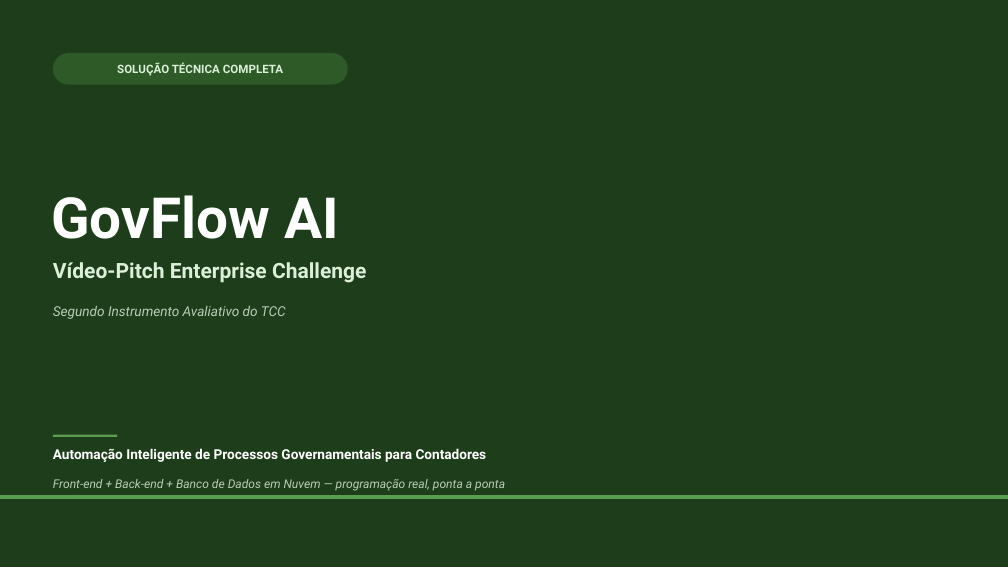
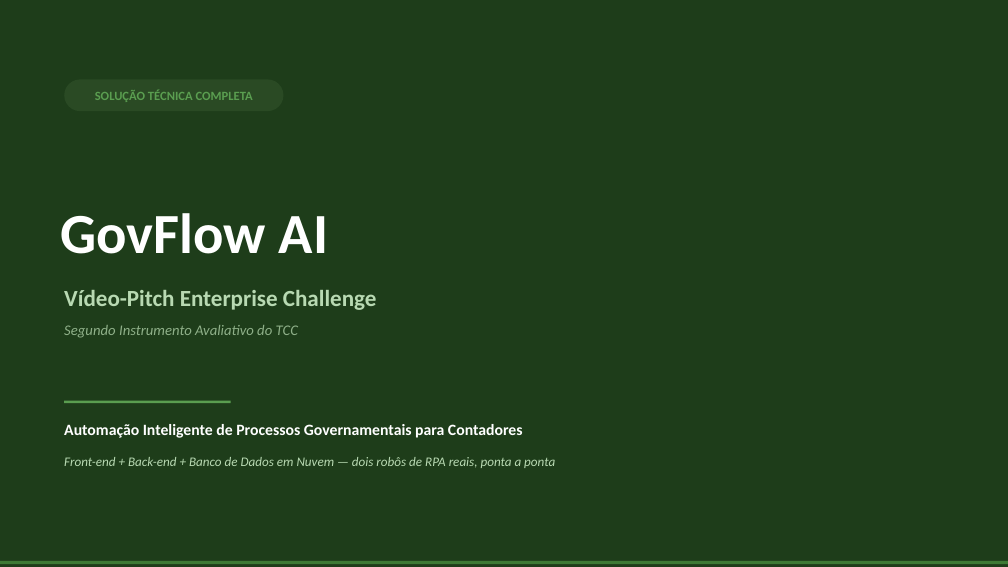
Before and after one commit to pedroamancio06/govflowai, a slide deck: slide 1 of docs/entrega-enterprise-challenge/GovFlow-AI-Apresentacao-EC.pptx. Drawn at 1008x567 pixels with LibreOffice and Linux fonts; fonts in the diff are those of the drawing. Boxes give left, top, right and bottom in pixels: in the first picture for what was removed or moved away, otherwise in the second. Text is boxed around its words. In the diff, an @@ line names an element or a change of style, - is before the commit and + after.

Commit message:
Atualiza roteiro do vídeo e apresentação do Enterprise Challenge
Slides (11, antes 10) e roteiro reescritos para cobrir tudo que foi
construído desde a última versão: login real via banco, segundo robô de
RPA (Consulta e-CAC com CRUD de clientes e prova de extração real — dois
clientes com CPFs de paridades diferentes retornando declarações
diferentes), protocolo da Redesim exibido na própria tela do portal, e
CNPJ/Razão Social extraídos aparecendo no histórico de automações.

Novo slide "Segundo Robô: Consulta e-CAC" e slide "Robôs em Ação" agora
com dois consoles lado a lado (Redesim + e-CAC). "Funcionalidades
Essenciais" passou de 4 para 6 cards. Arquitetura e Stack Tecnológico
atualizados para mencionar os dois robôs (Puppeteer + Playwright/Python).
Conclusão ajustada para ~90% do MVP funcional.

Roteiro do vídeo (ROTEIRO-VIDEO-EC.md) redistribuído para caber a nova
seção do segundo robô dentro dos 7 minutos, com nova query de apoio para
consultar clientes_ecac ao vivo no Neon durante a demonstração de leitura.

Documento de entrega (.docx/.pdf) ganhou 3 bullets na seção de
funcionalidades demonstradas, cobrindo os dois robôs, o CNPJ/Razão Social
no histórico e a gestão de clientes e-CAC.

Todos os critérios da rubrica seguem endereçados explicitamente:
Representação (slides 1-3), Requisitos/Funcionalidades (slide 4),
Implementação Técnica (slides 5-9, com requests de gravação e leitura ao
vivo), Apresentação do Time (slides 10-11, incluindo a resposta sobre o
NEXT 2026).

```diff
--- a/docs/entrega-enterprise-challenge/GovFlow-AI-Apresentacao-EC.pptx
+++ b/docs/entrega-enterprise-challenge/GovFlow-AI-Apresentacao-EC.pptx
@@ rounded rectangle "SOLUÇÃO TÉCNICA COMPLETA": place and size @@
-rounded rectangle "SOLUÇÃO TÉCNICA COMPLETA" at <box>53,53,348,85</box>
+rounded rectangle "SOLUÇÃO TÉCNICA COMPLETA" at <box>64,79,284,111</box>
@@ rounded rectangle "SOLUÇÃO TÉCNICA COMPLETA" at <box>64,79,284,111</box>: size 11 to 12 pt, font Roboto to Calibri, text colour #DCEFD9 to #5A9E50; fill #2D5A27 to #2A4A24 @@
@@ text "GovFlow AI": place and size @@
-text "GovFlow AI" at <box>51,195,339,239</box>
+text "GovFlow AI" at <box>60,213,328,254</box>
@@ text "GovFlow AI" at <box>60,213,328,254</box>: font Roboto to Calibri @@
@@ text "Vídeo-Pitch Enterprise Challenge": place and size @@
-text "Vídeo-Pitch Enterprise Challenge" at <box>53,262,366,283</box>
+text "Vídeo-Pitch Enterprise Challenge" at <box>64,290,377,310</box>
@@ text "Vídeo-Pitch Enterprise Challenge" at <box>64,290,377,310</box>: size 20 to 22 pt, font Roboto to Calibri, text colour #DCEFD9 to #B8D9B2 @@
@@ text "Segundo Instrumento Avaliativo do TCC": place and size @@
-text "Segundo Instrumento Avaliativo do TCC" at <box>53,306,286,319</box>
+text "Segundo Instrumento Avaliativo do TCC" at <box>64,325,298,338</box>
@@ text "Segundo Instrumento Avaliativo do TCC" at <box>64,325,298,338</box>: size 13 to 14 pt, font Roboto to Calibri, text colour #B9CCB6 to #8FB089 @@
@@ rectangle: place and size @@
-rectangle at <box>53,435,117,437</box>
+rectangle at <box>64,401,231,403</box>
@@ text "Automação Inteligente de Processos Governamentais ...": place and size @@
-text "Automação Inteligente de Processos Governamentais ..." at <box>53,448,487,462</box>
+text "Automação Inteligente de Processos Governamentais ..." at <box>64,424,523,438</box>
@@ text "Automação Inteligente de Processos Governamentais ..." at <box>64,424,523,438</box>: size 13 to 15 pt, font Roboto to Calibri @@
@@ text at <box>64,457,555,468</box>: text changed; size 11.5 to 12.5 pt; font Roboto to Calibri; text colour #B9CCB6 to #B8D9B2 @@
-Front-end + Back-end + Banco de Dados em Nuvem — programação real, ponta a ponta
+Front-end + Back-end + Banco de Dados em Nuvem — dois robôs de RPA reais, ponta a ponta
@@ rectangle: place and size @@
-rectangle at <box>0,495,1008,499</box>
+rectangle at <box>0,561,1008,564</box>
@@ rectangle at <box>0,561,1008,564</box>: fill #5A9E50 to #3D7A35 @@
```
Also in this commit, not shown: 8 other slides changed, 2 slides added, 1 slide removed, 4 other files.
